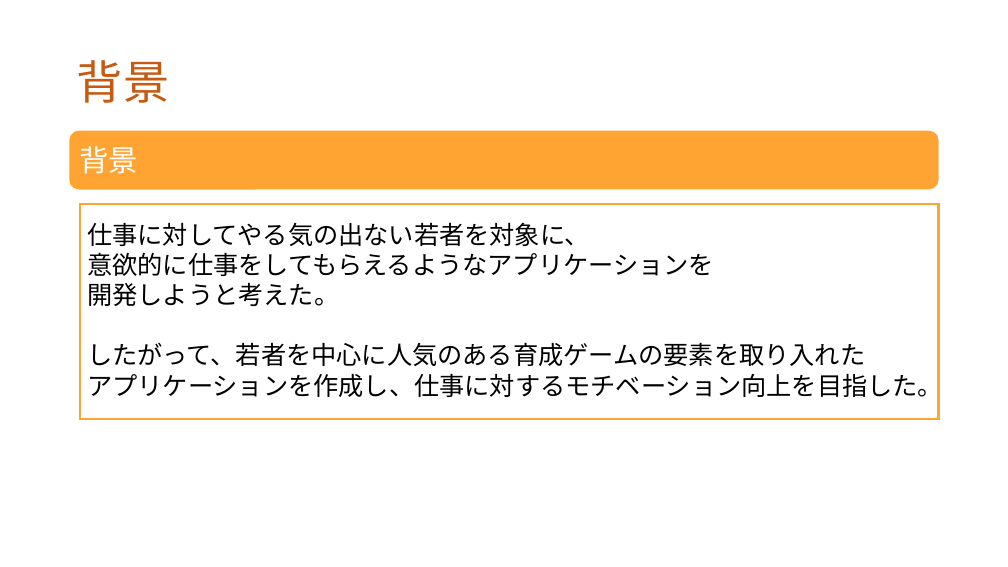
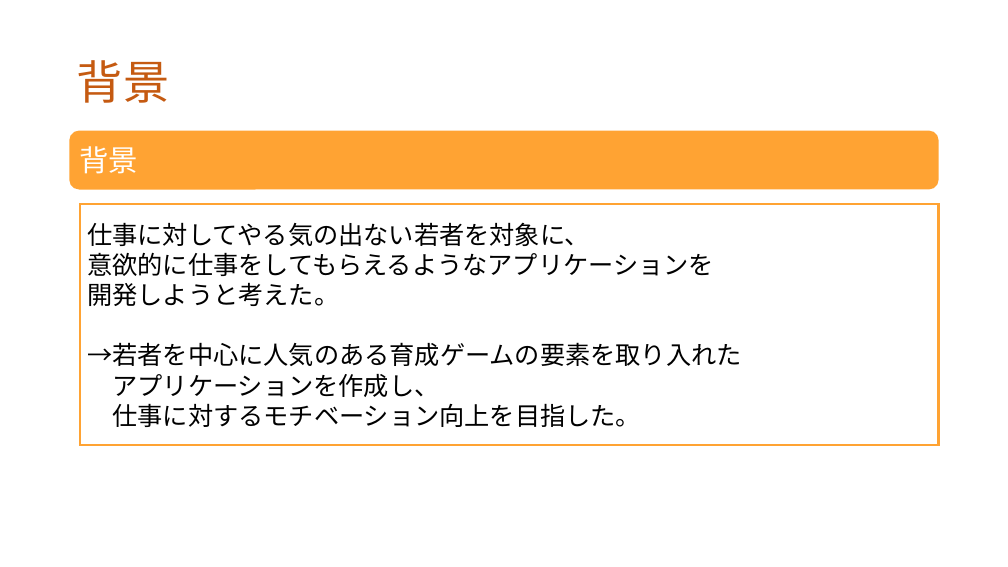
Before and after one commit to dojo2022/F-3, a slide deck: slide 4 of doc/プレゼン資料_F3_なかおっち.pptx. Drawn at 1008x567 pixels with LibreOffice and Linux fonts; fonts in the diff are those of the drawing. Boxes give left, top, right and bottom in pixels: in the first picture for what was removed or moved away, otherwise in the second. Text is boxed around its words. In the diff, an @@ line names an element or a change of style, - is before the commit and + after.

Commit message:
パワポ訂正 その3
少し訂正したいことがあったので直しました。

```diff
--- a/doc/プレゼン資料_F3_なかおっち.pptx
+++ b/doc/プレゼン資料_F3_なかおっち.pptx
@@ rectangle: place and size @@
-rectangle at (80, 204, 939, 419)
+rectangle at (80, 204, 939, 445)
@@ text at (87, 342, 741, 427): text changed @@
-したがって、若者を中心に人気のある育成ゲームの要素を取り入れた
-アプリケーションを作成し、仕事に対するモチベーション向上を目指した。
+→若者を中心に人気のある育成ゲームの要素を取り入れた
+アプリケーションを作成し、
+仕事に対するモチベーション向上を目指した。
```
